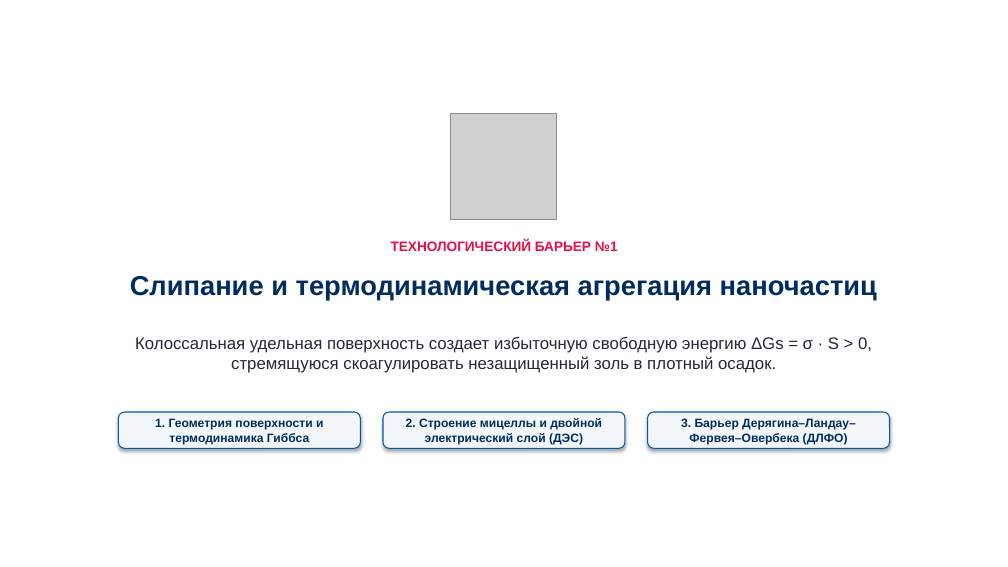
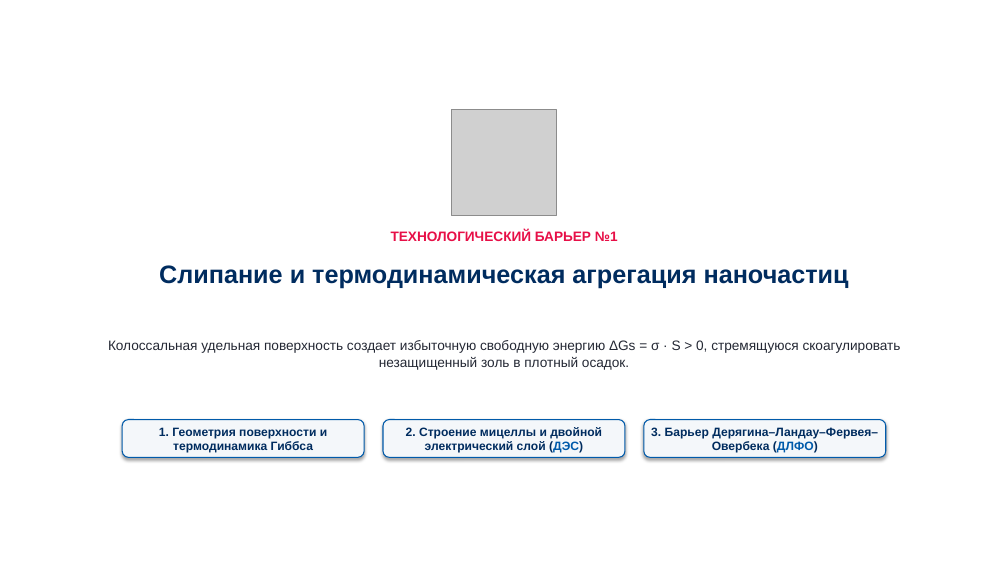
Before and after one commit to brattri3/nanophysics-course, a slide deck: slide 4 of course_materials/semester_4/lectures/lecture_03_comparative_variations.pptx. Drawn at 1008x567 pixels with LibreOffice and Linux fonts; fonts in the diff are those of the drawing; grey boxes stand for pictures. Boxes give left, top, right and bottom in pixels: in the first picture for what was removed or moved away, otherwise in the second. Text is boxed around its words. In the diff, an @@ line names an element or a change of style, - is before the commit and + after.

```diff
--- a/course_materials/semester_4/lectures/lecture_03_comparative_variations.pptx
+++ b/course_materials/semester_4/lectures/lecture_03_comparative_variations.pptx
@@ text "ТЕХНОЛОГИЧЕСКИЙ БАРЬЕР №1": place and size @@
-text "ТЕХНОЛОГИЧЕСКИЙ БАРЬЕР №1" at (391,240,618,251)
+text "ТЕХНОЛОГИЧЕСКИЙ БАРЬЕР №1" at (391,231,618,241)
@@ text "Слипание и термодинамическая агрегация наночастиц" at (159,265,849,289): size 26 to 24 pt @@
@@ text "Колоссальная удельная поверхность создает избыточную ...": place and size @@
-text "Колоссальная удельная поверхность создает избыточную ..." at (135,336,872,373)
+text "Колоссальная удельная поверхность создает избыточную ..." at (108,340,901,370)
@@ text "Колоссальная удельная поверхность создает избыточную ..." at (108,340,901,370): size 16 to 13 pt @@
@@ rounded rectangle "1. Геометрия поверхности и термодинамика ...": place and size @@
-rounded rectangle "1. Геометрия поверхности и термодинамика ..." at (119,412,361,448)
+rounded rectangle "1. Геометрия поверхности и термодинамика ..." at (123,420,364,457)
@@ rounded rectangle "2. Строение мицеллы и двойной ...": place and size @@
-rounded rectangle "2. Строение мицеллы и двойной ..." at (383,412,625,448)
+rounded rectangle "2. Строение мицеллы и двойной ..." at (383,420,625,457)
@@ rounded rectangle "2. Строение мицеллы и двойной ..." at (383,420,625,457): text colour #002C5F to #005AAA in "(ДЭС)" @@
@@ rounded rectangle "3. Барьер Дерягина–Ландау–Фервея–Овербека (ДЛФО)": place and size @@
-rounded rectangle "3. Барьер Дерягина–Ландау–Фервея–Овербека (ДЛФО)" at (648,412,890,448)
+rounded rectangle "3. Барьер Дерягина–Ландау–Фервея–Овербека (ДЛФО)" at (644,420,886,457)
@@ rounded rectangle "3. Барьер Дерягина–Ландау–Фервея–Овербека (ДЛФО)" at (644,420,886,457): text colour #002C5F to #005AAA in "(ДЛФО)" @@
```
Also in this commit, not shown: 3 other slides changed, 33 other files.
